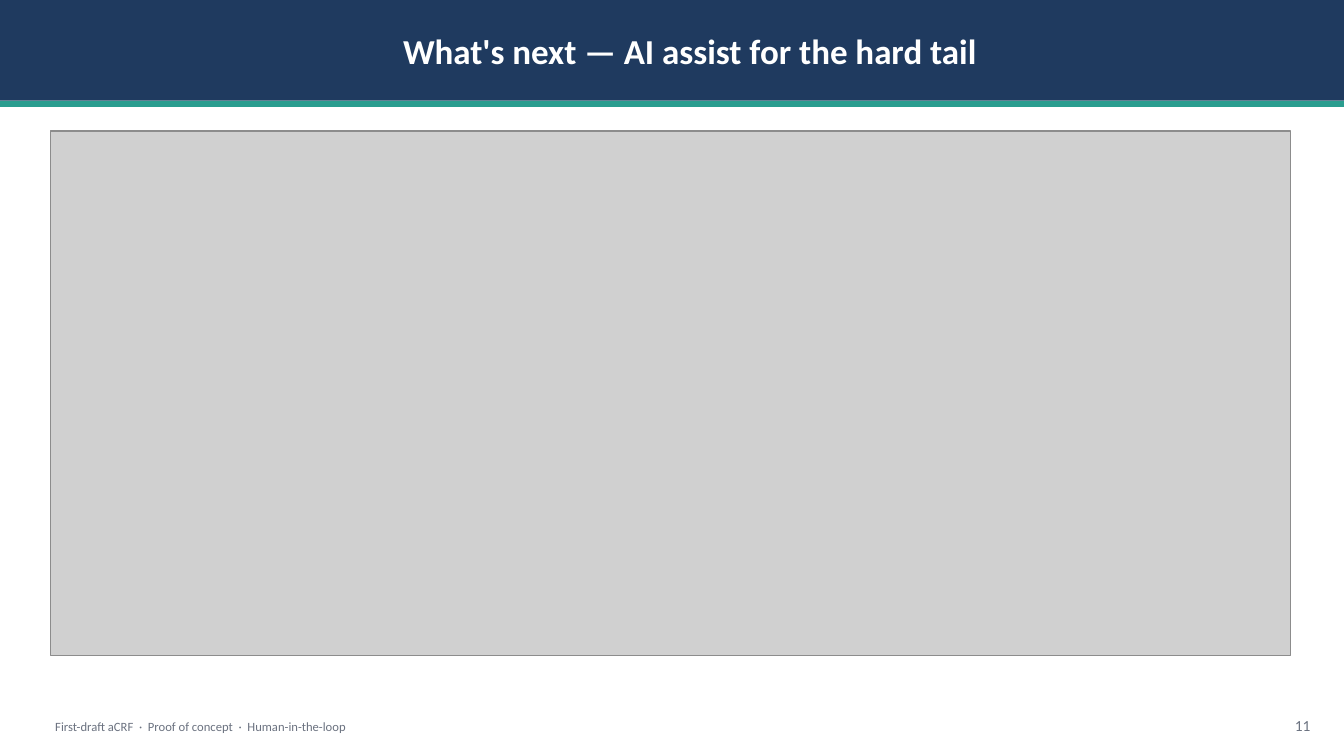
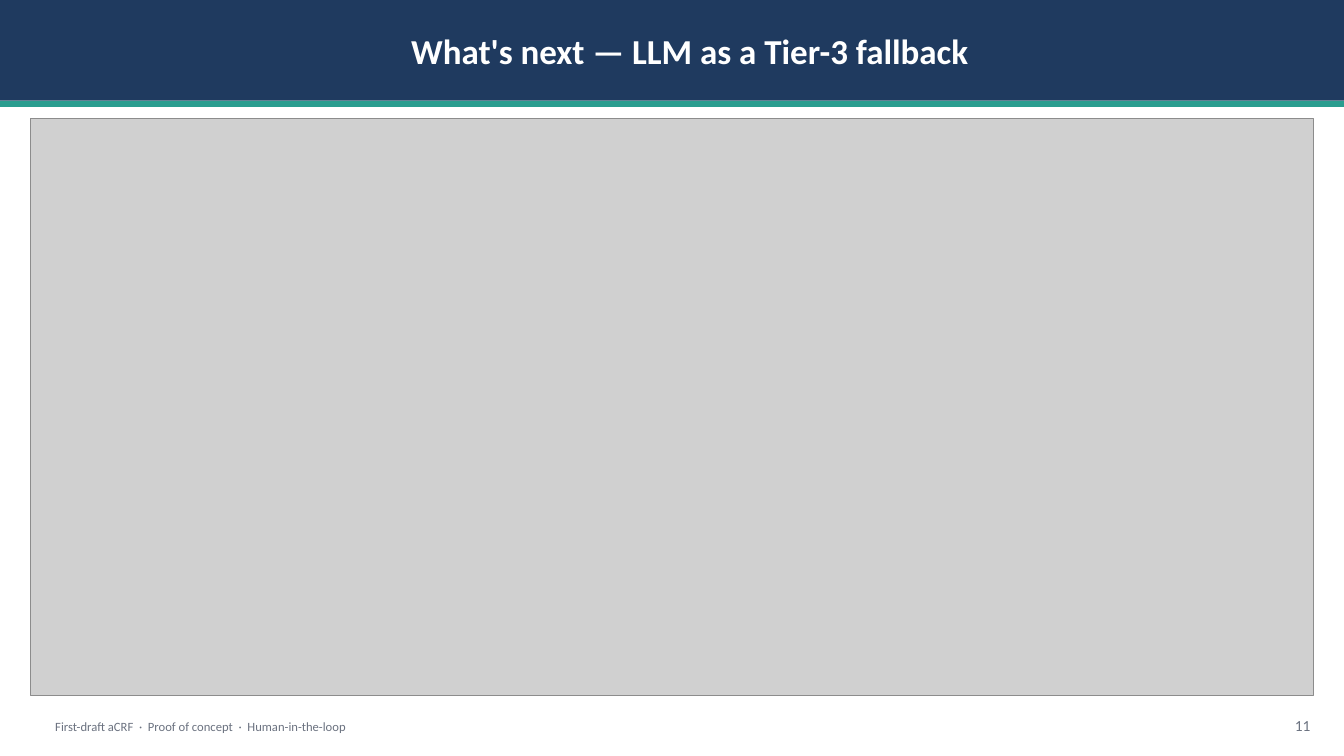
Before and after one commit to clonefutura10/design-repo, a slide deck: slide 11 of DEMO_new.pptx. Drawn at 1344x756 pixels with LibreOffice and Linux fonts; fonts in the diff are those of the drawing; grey boxes stand for pictures. Boxes give left, top, right and bottom in pixels: in the first picture for what was removed or moved away, otherwise in the second. Text is boxed around its words. In the diff, an @@ line names an element or a change of style, - is before the commit and + after.

```diff
--- a/DEMO_new.pptx
+++ b/DEMO_new.pptx
@@ text in rectangle at [411,39,968,65]: text changed @@
-What's next — AI assist for the hard tail
+What's next — LLM as a Tier-3 fallback
@@ picture: place and size @@
-picture at [50,131,1291,655]
+picture at [30,119,1314,696]
```
Also in this commit, not shown: 9 other slides changed.
